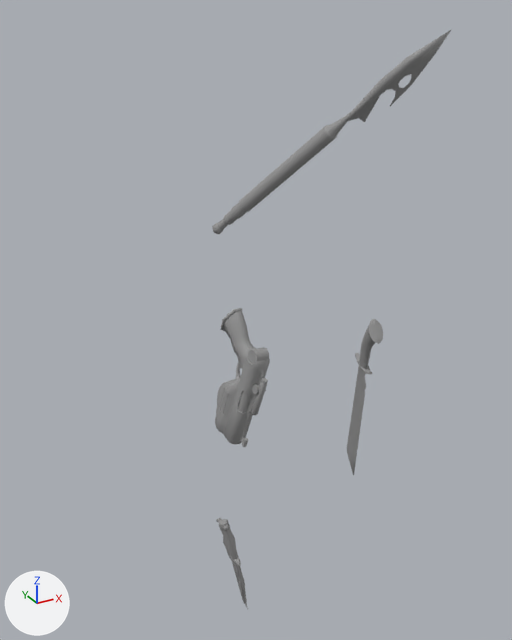
What one commit did to the COLLADA model media/models/demo7/anim_run.DAE.
One viewpoint serves both versions: a camera (50 mm lens) standing at (-0.975, -1.554, 1.912) and looking at (-0.044, 0.139, 1.066). The axes (+X, +Y, +Z) are drawn at lower left. The lights are the same throughout. Where no turn or scale is listed for an object, it has been applied to the vertices.

In view in the first picture: 'bone_harpoon_01', 'wpn_gun', 'wpn_gun02', 'wpn_harpoon', 'wpn_machete'.
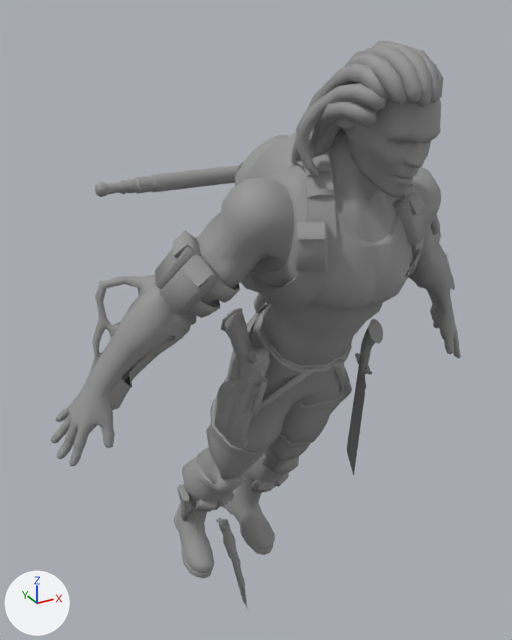
The change, as a diff of the scene's bpy script:
```diff
--- a/media/models/demo7/anim_run.DAE.py
+++ b/media/models/demo7/anim_run.DAE.py
@@ me_items @@
+me_items.from_pydata(...)  # 2942 vertices, 5460 faces; spans x -0.667..0.561, y -0.893..-0.222, z 0.839..1.531
+me_items.materials.append(mat_7___default)  # grey #969696
@@ me_hair @@
+me_hair.from_pydata(...)  # 835 vertices, 1618 faces; spans x -0.091..0.202, y -0.727..-0.32, z 1.421..1.866
+me_hair.materials.append(mat_7___default)  # grey #969696
@@ me_body @@
+me_body.from_pydata(...)  # 3746 vertices, 7328 faces; spans x -0.65..0.72, y -0.92..0.08, z -0.07..1.75
+me_body.materials.append(mat_7___default)  # grey #969696
@@ ob_wpn_harpoon @@
 ob_wpn_harpoon = bpy.data.objects.new('wpn_harpoon', me_wpn_harpoon)
-ob_wpn_harpoon.location = (0.153, 0.311, 1.457)
-ob_wpn_harpoon.rotation_euler = (0.542, -0.714, -1.058)  # degrees (31, -41, -61)
+ob_wpn_harpoon.location = (-0.098, 0.27, 1.475)
@@ ob_items @@
+ob_items = bpy.data.objects.new('Items', me_items)
+ob_items.location = (0.07, 0.553, 0.108)
@@ ob_hair @@
+ob_hair = bpy.data.objects.new('Hair', me_hair)
+ob_hair.location = (-0.062, 0.26, -0.013)
@@ ob_body @@
+ob_body = bpy.data.objects.new('body', me_body)
+ob_body.location = (-0.039, 0.484, 0.07)
```

Changed parts and their boxes [x1, y1, x2, y2] in the pictures (512 x 640 px):
'body', added
    after: [51, 83, 461, 578]
'Items', added
    after: [89, 133, 455, 410]
'Hair', added
    after: [291, 41, 443, 178]
'wpn_harpoon', moved, turned
    before: [239, 125, 337, 212]
    after: [151, 165, 239, 192]
'bone_harpoon_01', moved, turned (not visible afterwards)
    before: [327, 29, 452, 137]
'bone_harpoon_02', moved, turned
    before: [212, 203, 246, 234]
    after: [95, 176, 154, 197]
